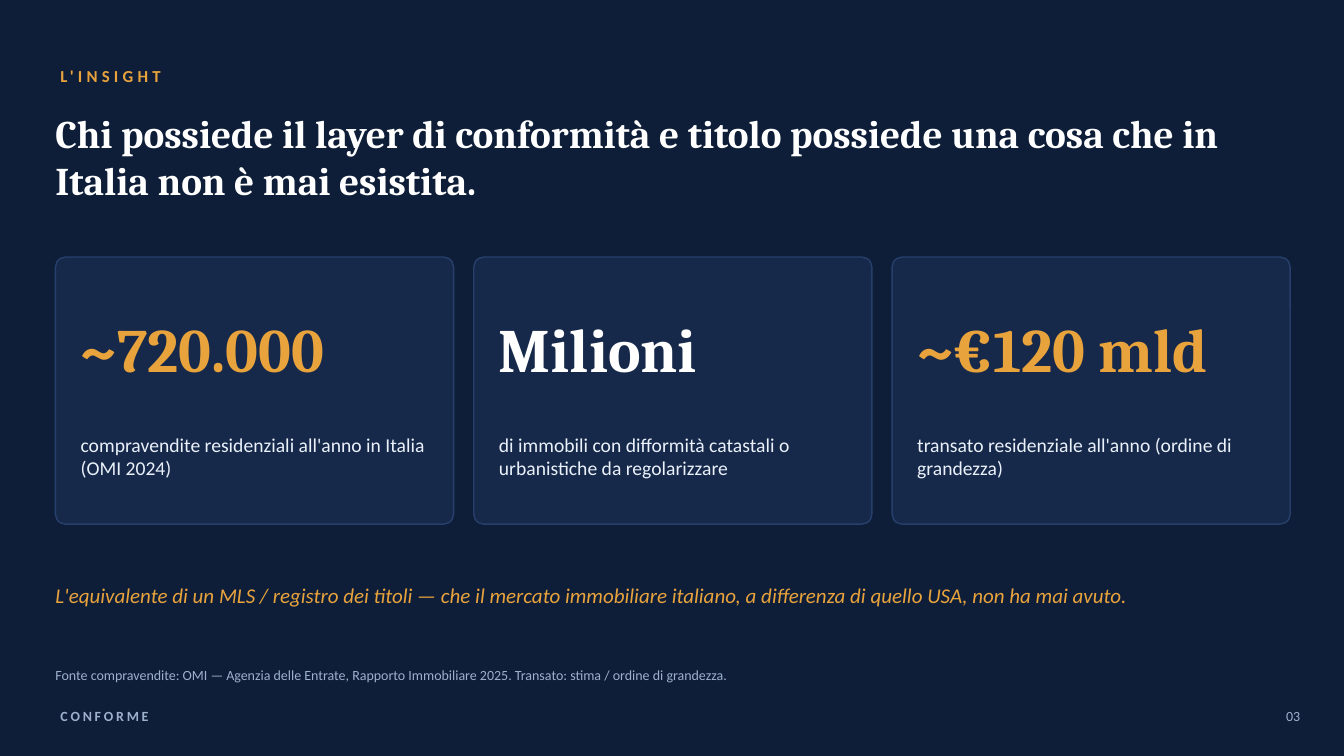
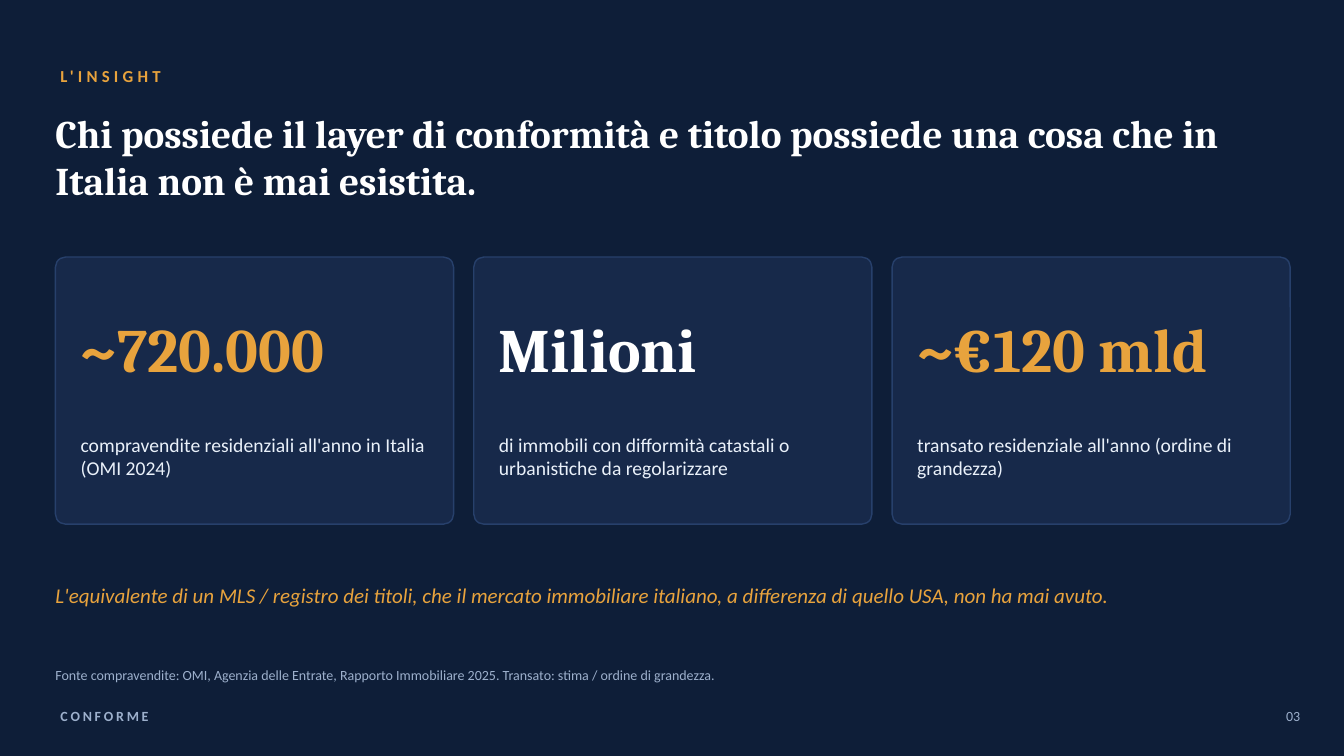
Before and after one commit to lucamartino-dev/Luca, a slide deck: slide 3 of proptech-deck/Conforme_Pitch.pptx. Drawn at 1344x756 pixels with LibreOffice and Linux fonts; fonts in the diff are those of the drawing. Boxes give left, top, right and bottom in pixels: in the first picture for what was removed or moved away, otherwise in the second. Text is boxed around its words. In the diff, an @@ line names an element or a change of style, - is before the commit and + after.

```diff
--- a/proptech-deck/Conforme_Pitch.pptx
+++ b/proptech-deck/Conforme_Pitch.pptx
@@ text at bbox=[55, 588, 1108, 607]: text changed @@
-L'equivalente di un MLS / registro dei titoli — che il mercato immobiliare italiano, a differenza di quello USA, non ha mai avuto.
+L'equivalente di un MLS / registro dei titoli, che il mercato immobiliare italiano, a differenza di quello USA, non ha mai avuto.
@@ text at bbox=[55, 670, 714, 683]: text changed @@
-Fonte compravendite: OMI — Agenzia delle Entrate, Rapporto Immobiliare 2025. Transato: stima / ordine di grandezza.
+Fonte compravendite: OMI, Agenzia delle Entrate, Rapporto Immobiliare 2025. Transato: stima / ordine di grandezza.
```
Also in this commit, not shown: 8 other slides changed, 3 slides added, 4 other files.
